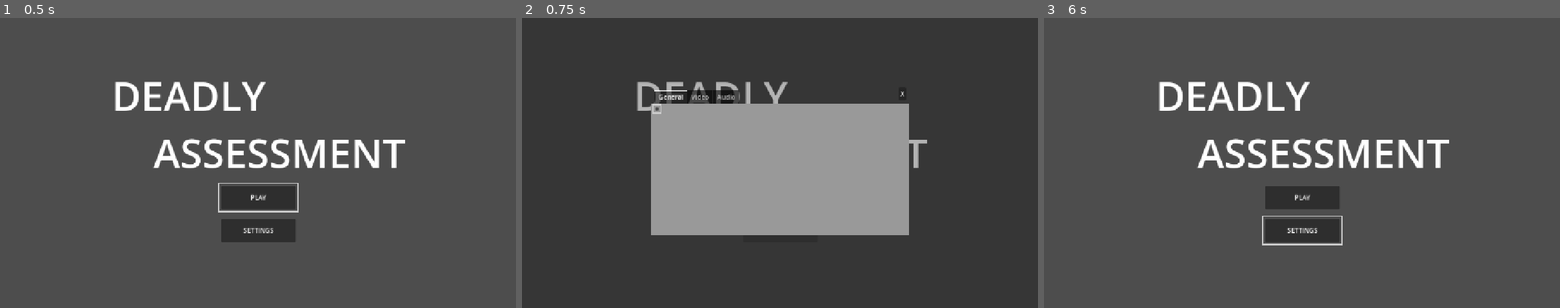
Above: before the commit, frames 1-3 (left to right).
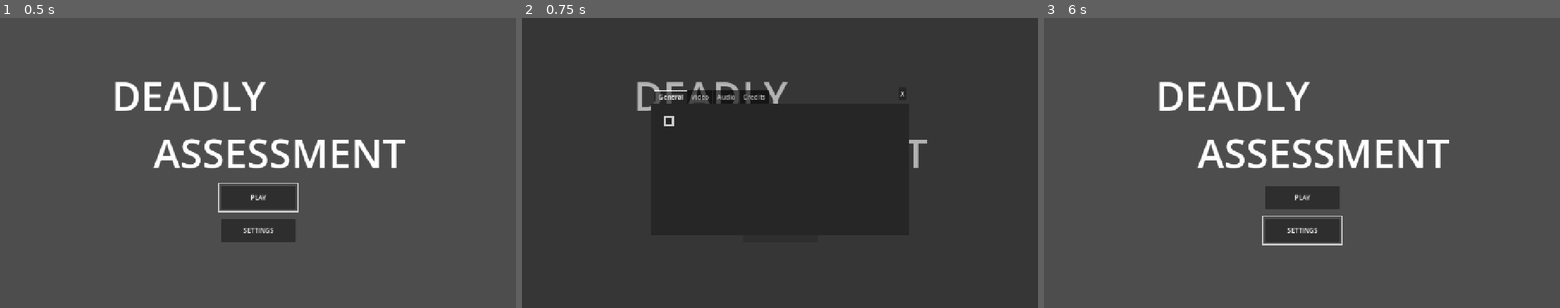
Above: after the commit, the same moments.

Repository: Zed-z/assess-survivors
Game: Godot game, scene res://scenes/main_menu/main_menu.tscn
Two runs of this game, one before a commit and one after it. Both use one fixed random seed, a clock stepped at 60 frames per second and the inputs below.
Inputs (mouse positions are in pixels of both pictures, inside the frame that each line leads up to):
- Up to frame 1 (0.5 s): no input
- Up to frame 2 (0.75 s): click "SETTINGS" at 0.5 s
- Up to frame 3 (6 s): click "PLAY" at 1.25 s; click "PLAY" at 2 s; click (1178, 107) at 2.77 s; click (1178, 107) at 3.52 s; click "PLAY" at 4.25 s; click (1178, 107) at 5.02 s; click "X" at 5.75 s

Frame 1 is identical in both runs. In frame 2, 23% of the frame differs, in the area x 25-75%, y 24-75%; in frame 3, nothing differs.

Commit message:
UI tweaks

Diff:
--- a/scenes/settings_menu/settings_menu.tscn
+++ b/scenes/settings_menu/settings_menu.tscn
@@ -77,6 +77,11 @@
 custom_minimum_size = Vector2(200, 0)
 layout_mode = 2
 
+[node name="Credits" type="Control" parent="TabContainer"]
+visible = false
+layout_mode = 2
+metadata/_tab_index = 3
+
 [node name="CloseButton" type="Button" parent="."]
 layout_mode = 1
 anchors_preset = 8
--- a/themes/ui.tres
+++ b/themes/ui.tres
@@ -12,11 +12,23 @@
 expand_margin_bottom = 8.0
 
 [sub_resource type="StyleBoxFlat" id="StyleBoxFlat_k5lm2"]
-content_margin_left = 10.0
-content_margin_top = 10.0
-content_margin_right = 10.0
-content_margin_bottom = 10.0
+content_margin_left = 40.0
+content_margin_top = 40.0
+content_margin_right = 40.0
+content_margin_bottom = 40.0
+bg_color = Color(0.147672, 0.147672, 0.147672, 1)
+
+[sub_resource type="StyleBoxFlat" id="StyleBoxFlat_h6ia1"]
+bg_color = Color(0.6, 0.6, 0.6, 0)
+border_width_left = 4
+border_width_top = 4
+border_width_right = 4
+expand_margin_left = 8.0
+expand_margin_top = 8.0
+expand_margin_right = 8.0
+expand_margin_bottom = 8.0
 
 [resource]
 Button/styles/focus = SubResource("StyleBoxFlat_4o4wu")
 TabContainer/styles/panel = SubResource("StyleBoxFlat_k5lm2")
+TabContainer/styles/tab_focus = SubResource("StyleBoxFlat_h6ia1")
Not shown: 1 places in themes/ui.tres that only renumber resources
